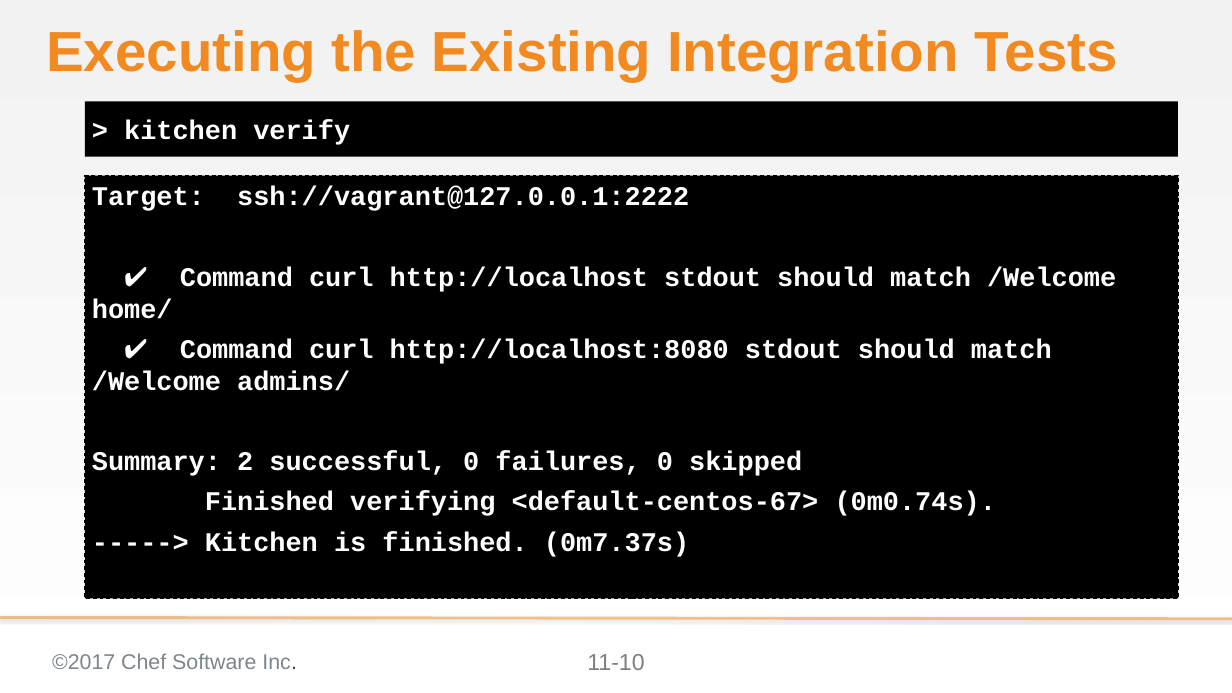
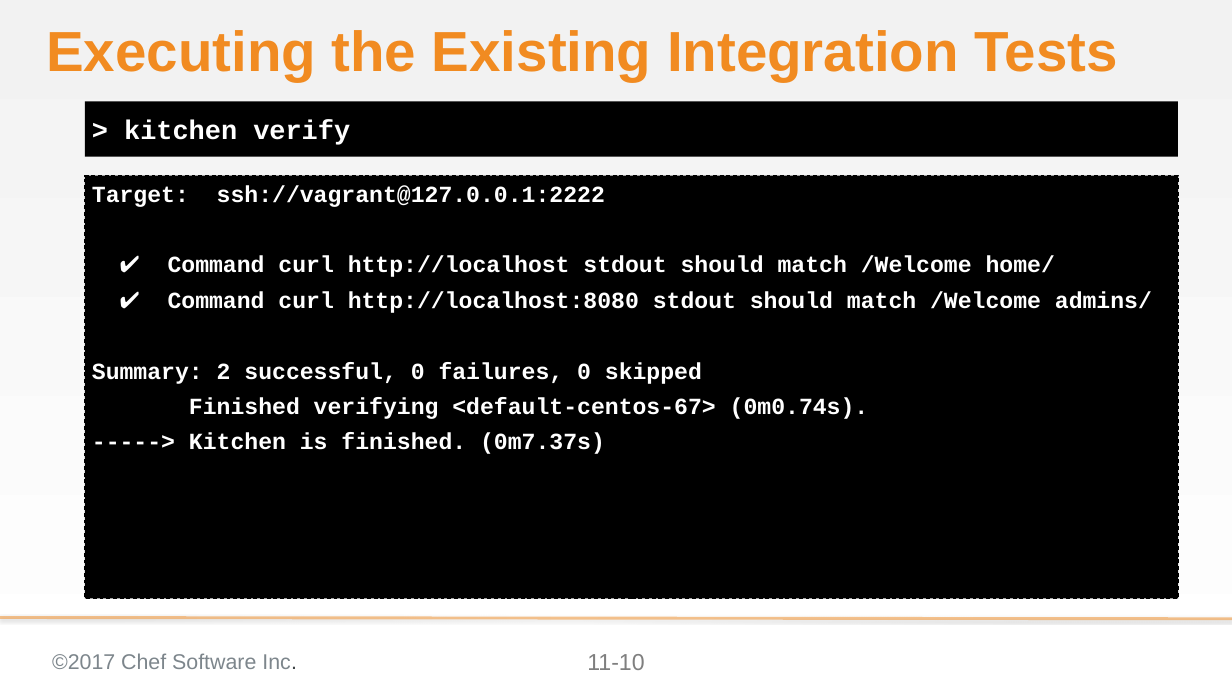
Before and after one commit to ericheiser/chef-intermediate, a slide deck: slide 10 of 11-creating_a_custom_resource.pptx. Drawn at 1232x693 pixels with LibreOffice and Linux fonts; fonts in the diff are those of the drawing; background and template pictures are left out. Boxes give left, top, right and bottom in pixels: in the first picture for what was removed or moved away, otherwise in the second. Text is boxed around its words. In the diff, an @@ line names an element or a change of style, - is before the commit and + after.

```diff
--- a/11-creating_a_custom_resource.pptx
+++ b/11-creating_a_custom_resource.pptx
@@ text "Target: ssh://vagrant@127.0.0.1:2222" at (85,175,1178,598): size 28 to 24 pt @@
```
Also in this commit, not shown: 12 other slides changed, 2 other files.
